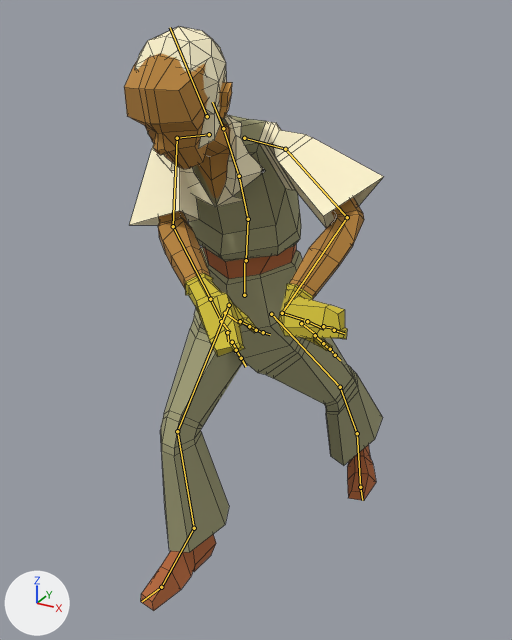
An edit to the Blender file Assets/Project/Blender Files/BroomLowIdleALT.blend, drawn before and after from the same camera.
The view is the same before and after, from a 50 mm camera at (0.638, -1.137, 1.157) aimed at (0.026, -0.025, 0.602). The axes (+X, +Y, +Z) are drawn at lower left. The lights are the same throughout. The first picture is the older version. Both versions are drawn at frame 1 of the action 'Armature|mixamo.com'; the numbers are the values there. The bones that change, and the others that lie on the model, are drawn over the model as lines. Mesh edges are drawn as thin lines.

Names of what the first picture shows: 'Arms'.
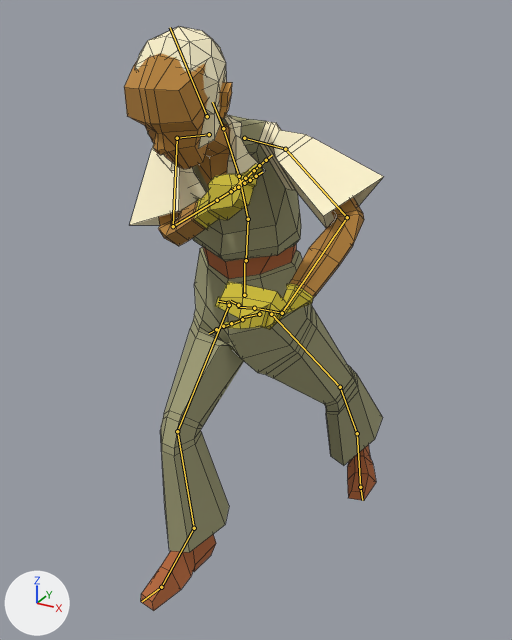
Where the change shows, as pixel boxes [x1, y1, x2, y2] in the pictures (512 x 640 px):
'Arms', posed
    both: [124, 26, 383, 611]
bone 'mixamorig:LeftHand', root to tip
    before: (282, 313) to (304, 320)
    after: (282, 313) to (258, 308)
bone 'mixamorig:RightForeArm', root to tip
    before: (173, 226) to (210, 299)
    after: (173, 226) to (217, 200)

The change, as a diff of the scene's bpy script:
```diff
--- a/Assets/Project/Blender Files/BroomLowIdleALT.blend.py
+++ b/Assets/Project/Blender Files/BroomLowIdleALT.blend.py
@@ bone_mixamorig_lefthand @@
 bone_mixamorig_lefthand = bpy.data.objects['Armature'].pose.bones['mixamorig:LeftHand']  # child of 'mixamorig:LeftForeArm'
-bone_mixamorig_lefthand.rotation_quaternion = (0.35, 0.55, 0.399, -0.645)  # degrees (121, 99, 5)
+bone_mixamorig_lefthand.rotation_quaternion = (-0.187, -0.415, 0.81, -0.067)  # degrees (-3, -156, 55)
@@ bone_mixamorig_rightforearm @@
 bone_mixamorig_rightforearm = bpy.data.objects['Armature'].pose.bones['mixamorig:RightForeArm']  # child of 'mixamorig:RightArm'
-bone_mixamorig_rightforearm.rotation_quaternion = (0.971, -0.171, 0.025, -0.166)  # degrees (-20, 0, -19)
+bone_mixamorig_rightforearm.rotation_quaternion = (0.718, -0.262, 0.262, -0.57)  # degrees (-44, 5, -79)
```
